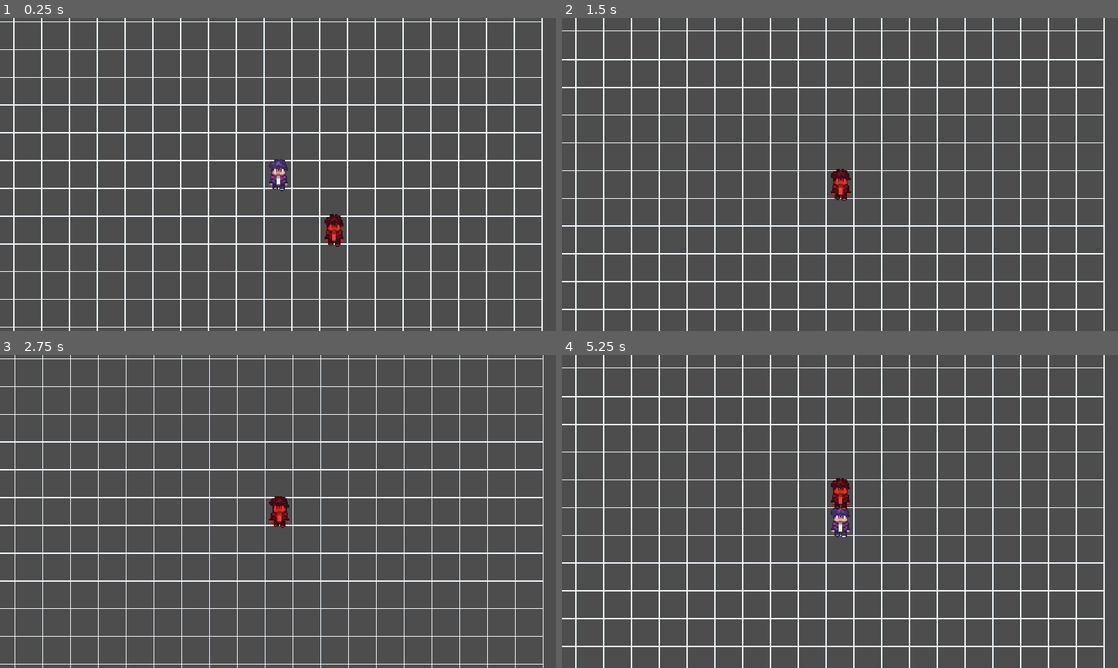
Above: before the commit, frames 1-4 (two rows, left to right).
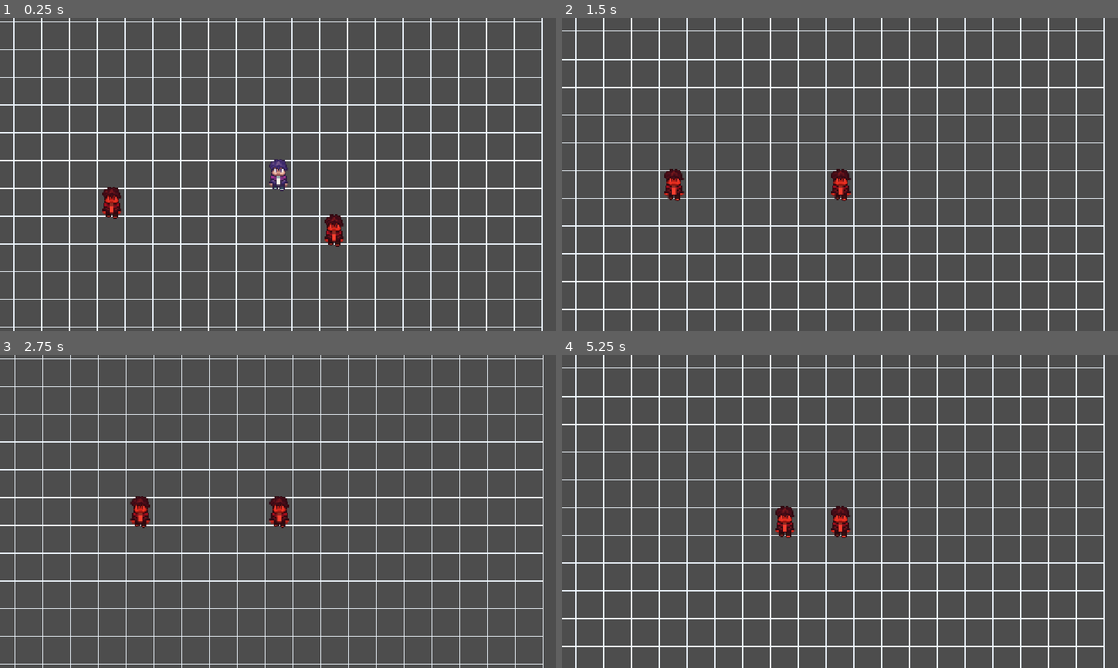
Above: after the commit, the same moments.

Repository: rstricke/Whistlefreeze52
Game: Godot game, scene res://scenes/main.tscn
Same seed, same stepped clock (60 frames per second), same inputs: the game is played once before the commit and once after it.
Inputs:
- Up to frame 1 (0.25 s): no input
- Up to frame 2 (1.5 s): tap Enter at 0.5 s; hold D (move_right) 0.53-1.28 s; hold S (move_down) from 1.28 s (still down)
- Up to frame 3 (2.75 s): release S (move_down) at 2.03 s; hold D (move_right) from 2.03 s (still down)
- Up to frame 4 (5.25 s): release D (move_right) at 2.78 s; hold W (move_up) 2.78-3.53 s; hold A (move_left) 3.53-5.03 s; tap Space at 5 s; hold S (move_down) from 5.03 s (still down)

The runs differ from the first frame. In frame 1, 0.3% of the frame differs, in the area x 18-22%, y 54-65%; in frame 2, 0.3%; in frame 3, 0.3%; in frame 4, 0.8%, in the area x 38-52%, y 39-59%.

Commit message:
Multi-monster support

Diff:
--- a/game/scenes/main.tscn
+++ b/game/scenes/main.tscn
@@ -10,14 +10,19 @@
 GRID_SIZE = 20
 DEBUG_DRAW = true
 player = NodePath("Player")
-monster = NodePath("Monster")
+monster = NodePath("Monsters/Monster")
 
 [node name="Player" parent="." unique_id=398371810 instance=ExtResource("1_o5qli")]
 
 [node name="Camera2D" type="Camera2D" parent="Player" unique_id=1726134617]
 position_smoothing_enabled = true
 
-[node name="Monster" parent="." unique_id=1328880956 instance=ExtResource("3_sugp2")]
+[node name="Monsters" type="Node2D" parent="." unique_id=2086723861]
+
+[node name="Monster" parent="Monsters" unique_id=1328880956 instance=ExtResource("3_sugp2")]
 position = Vector2(128, 128)
 
+[node name="Monster2" parent="Monsters" unique_id=1267144446 instance=ExtResource("3_sugp2")]
+position = Vector2(-384, 64)
+
 [connection signal="TURN_END" from="Player" to="." method="_on_player_turn_end"]
--- a/game/scripts/grid.gd
+++ b/game/scripts/grid.gd
@@ -7,14 +7,19 @@
 @export var DEBUG_DRAW_FOLLOWS_PLAYER := true
 
 @export var player: Player
-@export var monster: Monster
+var monsters: Array[Monster]
 
 var astar_grid: AStarGrid2D
 
 # Called when the node enters the scene tree for the first time.
 func _ready() -> void:
 	player.cell_size = CELL_SIZE
-	monster.cell_size = CELL_SIZE
+
+	monsters.assign(find_child("Monsters").get_children(true))
+
+	for monster in monsters:
+		monster.cell_size = CELL_SIZE
+
 	astar_grid = AStarGrid2D.new()
 
 	# Top left corner + width and height
@@ -48,9 +53,11 @@
 func _on_player_turn_end() -> void:
 	print("Turn ended. Monsters turn")
 
-	await get_tree().create_timer(.25).timeout
+	for monster in monsters:
+		# TODO: This delay is temporary for visual effect
+		await get_tree().create_timer(.1).timeout
+		monster.move(astar_grid, player.position)
 
-	monster.move(astar_grid, player.position)
-
+	print("Player turn")
 	player.player_turn = true
 	queue_redraw()
